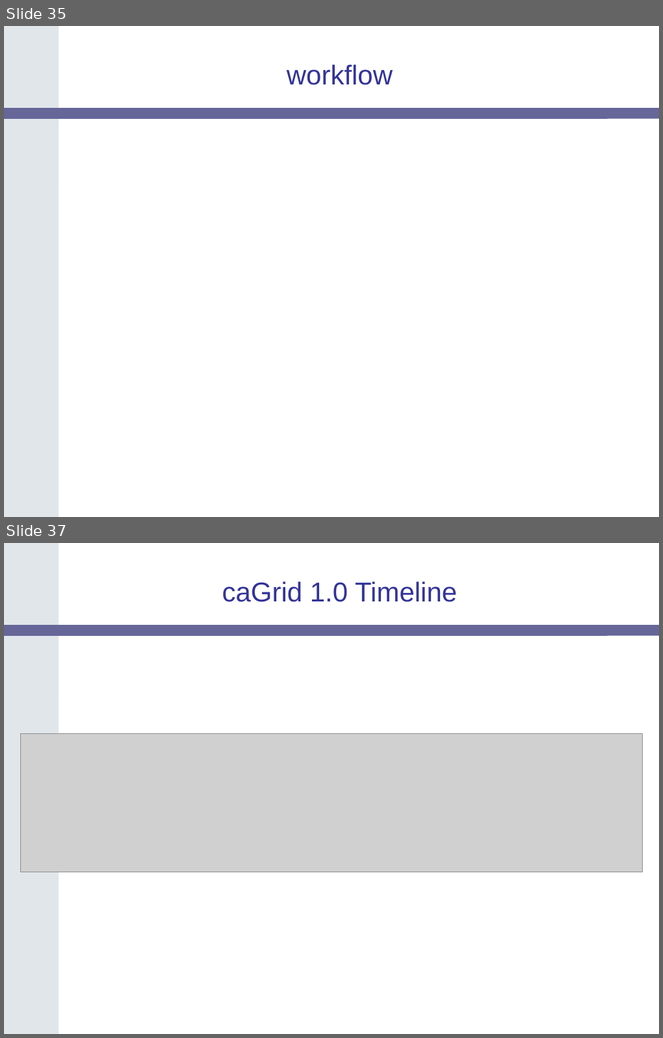
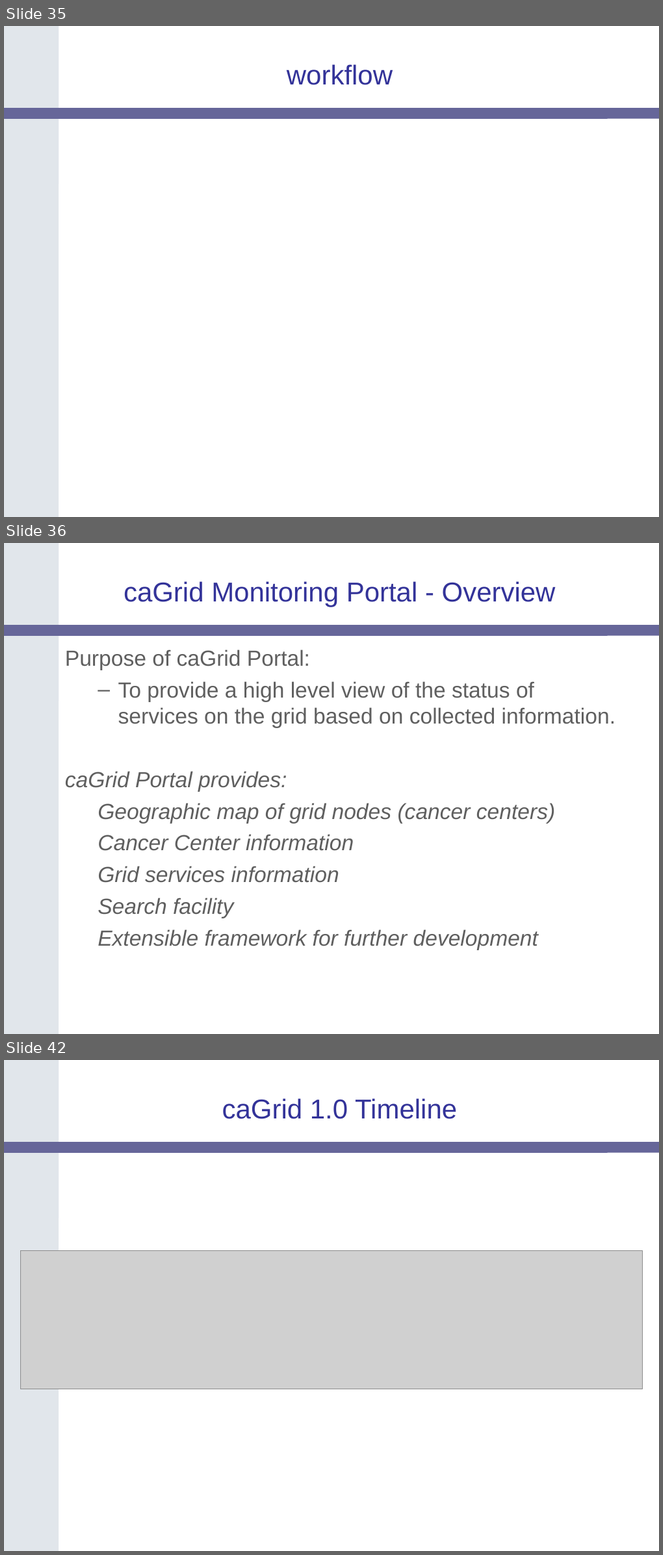
Before and after one commit to NCIP/cagrid-docs, a slide deck: presentations/200604_AnnualMeeting/caGrid-1.0-Architecture_caBIG-Annual-Meeting06.ppt. Shown one above the other, each under a label of ours: slides 35 and 37 before the commit, slides 35, 36 and 42 after it; the slides between them are not shown. The pictures are 663x1038 and 663x1555 pixels, drawn with LibreOffice and Linux fonts; fonts in the diff are those of the drawing; grey boxes stand for pictures; background and template pictures are left out. Boxes give left, top, right and bottom in pixels: in the first picture for what was removed or moved away, otherwise in the second. Text is boxed around its words. In the diff, an @@ line names an element or a change of style, - is before the commit and + after.

Commit message:
incorporated portal slides

```diff
--- a/presentations/200604_AnnualMeeting/caGrid-1.0-Architecture_caBIG-Annual-Meeting06.ppt
+++ b/presentations/200604_AnnualMeeting/caGrid-1.0-Architecture_caBIG-Annual-Meeting06.ppt
@@ slide 36 added at (x1=4, y1=543, x2=659, y2=1034), background #FFFFFF; not listed: 2 template elements that a slide beside it also shows @@
@@ title added at (x1=124, y1=581, x2=556, y2=607), 30 pt, text #333399 @@
+caGrid Monitoring Portal - Overview
@@ text added at (x1=65, y1=650, x2=616, y2=951), 24 pt, text #5F5F5F, italic @@
+Purpose of caGrid Portal:
+  – To provide a high level view of the status of services on the grid based on collected information.
+caGrid Portal provides:
+  Geographic map of grid nodes (cancer centers)
+  Cancer Center information
+  Grid services information
+  Search facility
+  Extensible framework for further development
@@ what was slide 37 is now slide 42 @@
```
Also in this commit, not shown: 1 slide changed, 5 other slides added, 1 slide removed, 1 other file.
